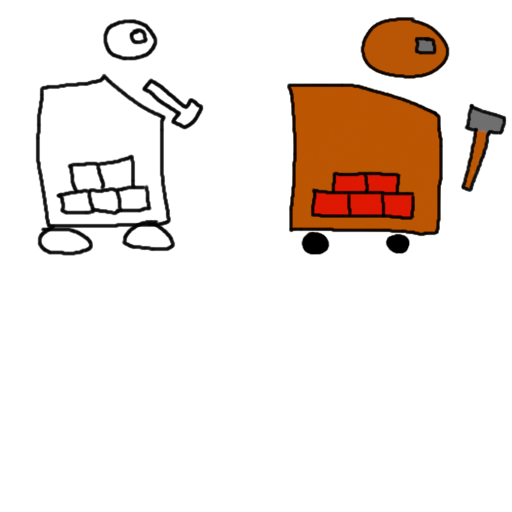
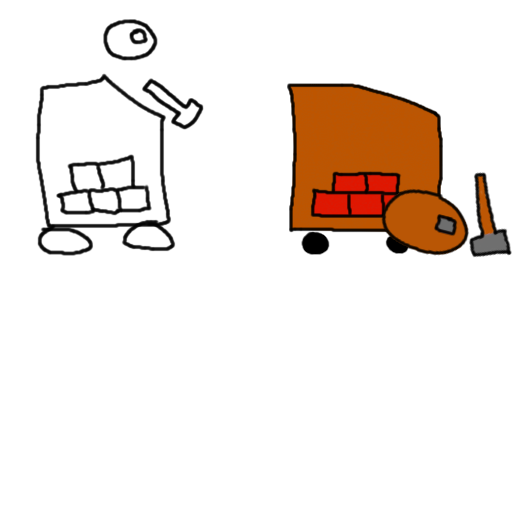
Layer changes from the first 512px x 512px image to the second:
added group "Tete" with 3 layers above "Mort" over (x1=360, y1=16, x2=512, y2=256)
added layer "Contour" (1st of 4, in "Tete") in group "Tete" over (x1=381, y1=128, x2=512, y2=256)
added layer "Calque de dessin 1" (1st of 4, in "Tete") (5%) in group "Tete" over (x1=360, y1=16, x2=507, y2=128)
added layer "Couleur" (1st of 4, in "Tete") in group "Tete" over (x1=381, y1=128, x2=512, y2=256)
added group "Mort" (1st of 2) with 3 layers above "Mort" over (x1=384, y1=64, x2=512, y2=258)
added layer "Contour" (2nd of 4, in "Mort") in group "Mort" over (x1=384, y1=64, x2=512, y2=258)
added layer "Calque de dessin 1" (2nd of 4, in "Mort") (5%) in group "Mort" over (x1=384, y1=64, x2=512, y2=256)
added layer "Couleur" (2nd of 4, in "Mort") in group "Mort" over (x1=384, y1=64, x2=512, y2=258)
added group "Mort" (2nd of 2) with 3 layers above "One" over (x1=360, y1=16, x2=448, y2=256)
added layer "Contour" (3rd of 4, in "Mort") in group "Mort" over (x1=360, y1=16, x2=448, y2=256)
added layer "Calque de dessin 1" (3rd of 4, in "Mort") (5%) in group "Mort" over (x1=365, y1=64, x2=448, y2=256)
added layer "Couleur" (3rd of 4, in "Mort") in group "Mort" over (x1=365, y1=64, x2=448, y2=256)
hid group "One" (3 layers) over (x1=360, y1=16, x2=512, y2=256)
painted on "Couleur" (4th of 4, in "One") over (x1=360, y1=16, x2=512, y2=256)
